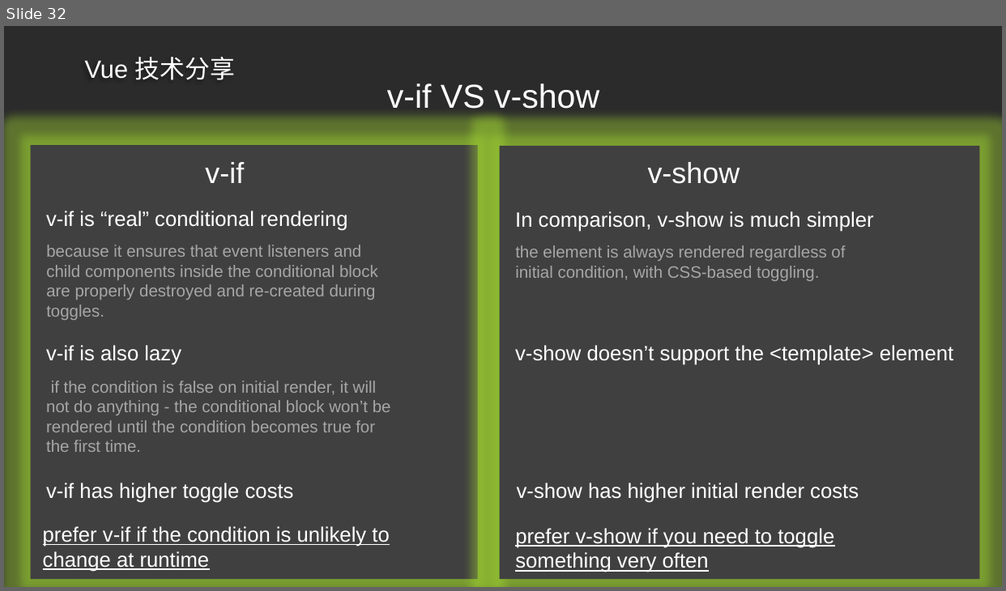
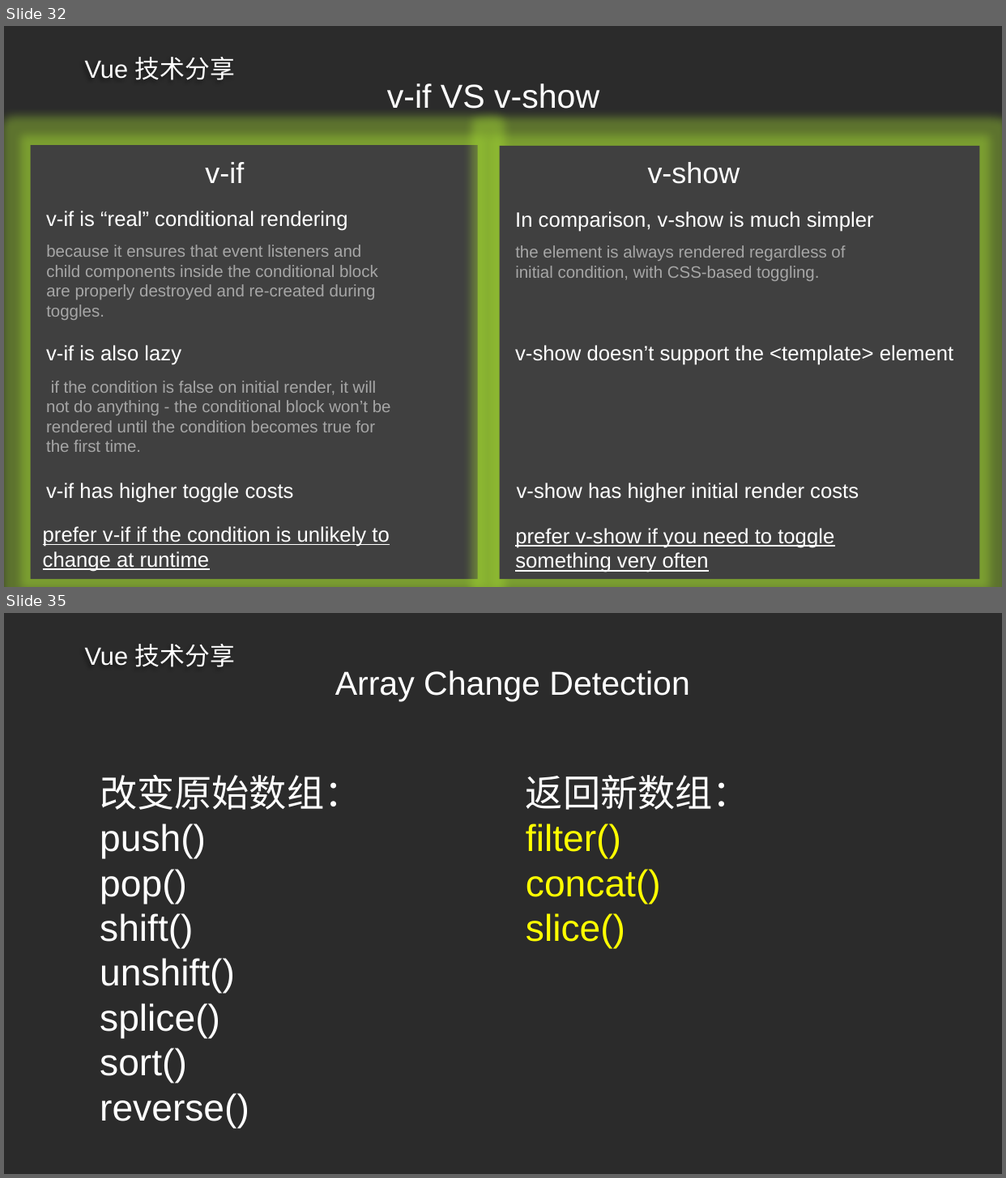
Before and after one commit to ldjdd/traing-library, a slide deck: vue/成稿.pptx. Shown one above the other, each under a label of ours: slide 32 before the commit, slides 32 and 35 after it; the slides between them are not shown. The pictures are 1006x591 and 1006x1178 pixels, drawn with LibreOffice and Linux fonts; fonts in the diff are those of the drawing; background and template pictures are left out; a plain dark background stands for a picture behind light text. Boxes give left, top, right and bottom in pixels: in the first picture for what was removed or moved away, otherwise in the second. Text is boxed around its words. In the diff, an @@ line names an element or a change of style, - is before the commit and + after.

```diff
--- a/vue/成稿.pptx
+++ b/vue/成稿.pptx
@@ slide 35 added at (x1=4, y1=613, x2=1002, y2=1174), background picture (left out); not listed: 1 template element that a slide beside it also shows @@
@@ title added at (x1=335, y1=671, x2=689, y2=702), 32 pt, text #FFFFFF @@
+Array Change Detection
@@ text added at (x1=100, y1=775, x2=361, y2=1128), 36 pt, text #FFFFFF @@
+改变原始数组：
+push()
+pop()
+shift()
+unshift()
+splice()
+sort()
+reverse()
@@ text added at (x1=526, y1=775, x2=750, y2=949), 36 pt, text #FFFF00 @@
+返回新数组：
+filter()
+concat()
+slice()
```
Also in this commit, not shown: 2 other slides added, 12 other files.
